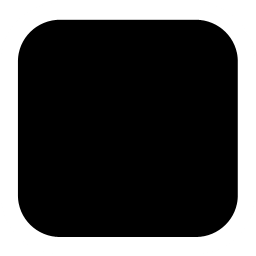
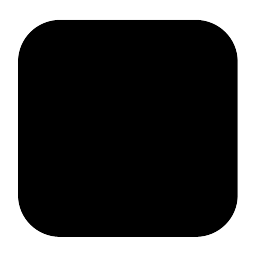
Layer changes from the first (256, 256) image to the second:
added layer "empty ui box trans" above "empty ui box.png" over [17, 19, 238, 237]
